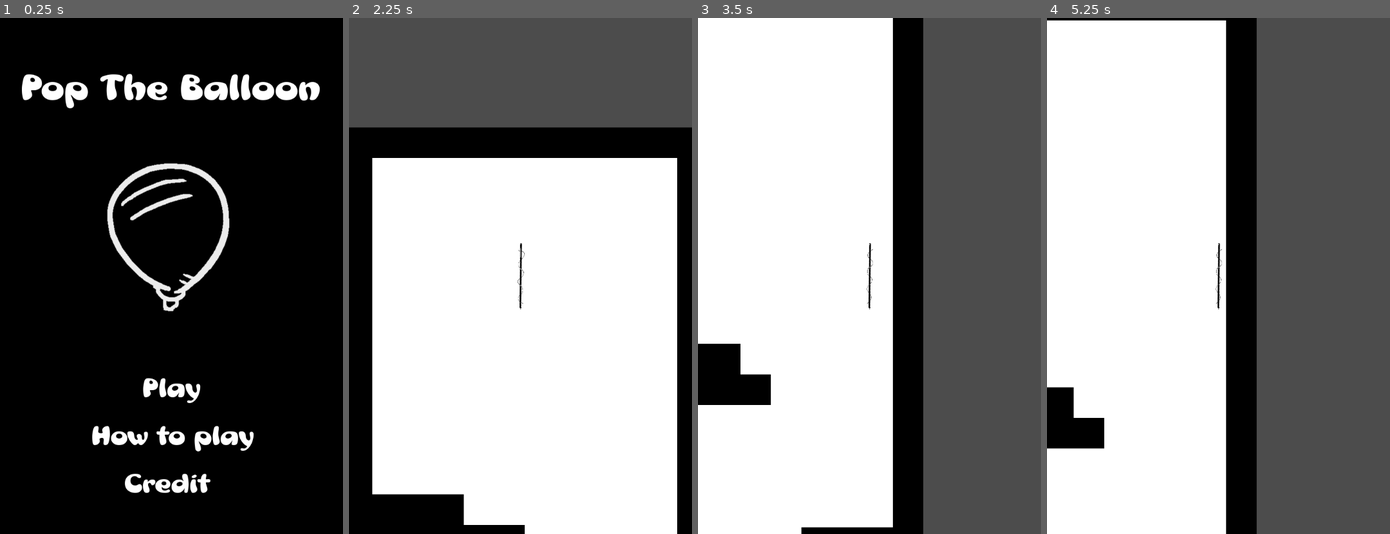
Above: before the commit, frames 1-4 (left to right).
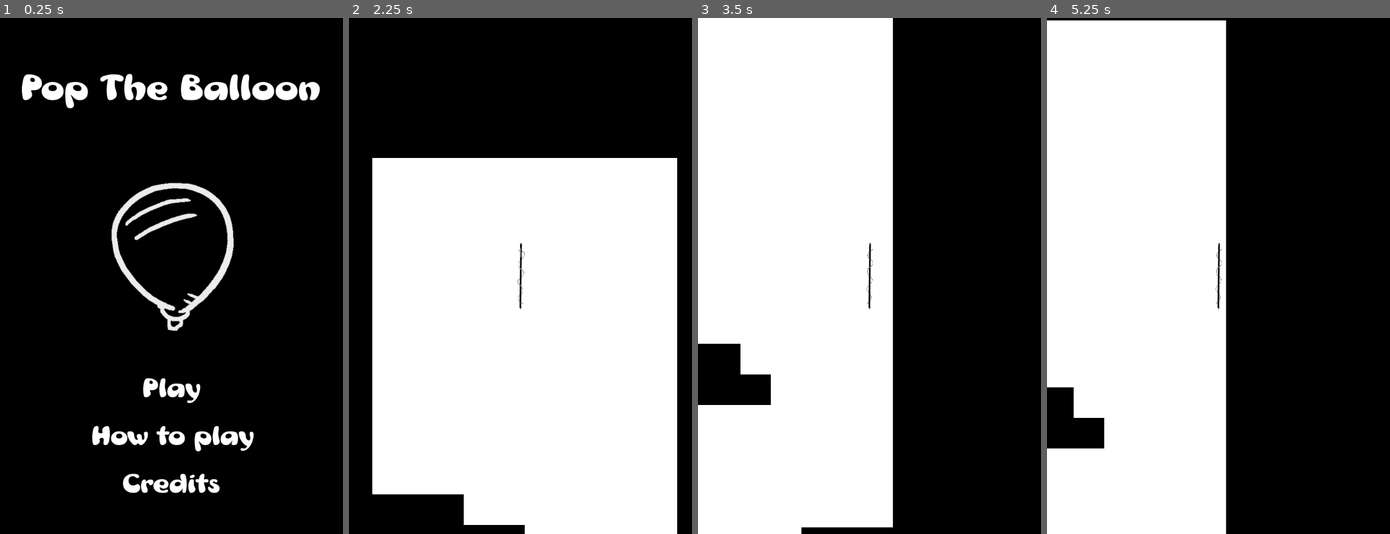
Above: after the commit, the same moments.

Repository: jhaydari72/DroptheBall1
Game: Godot game, scene res://Menu Screen/Menu Set Up .tscn
Same seed, same stepped clock (60 frames per second), same inputs: the game is played once before the commit and once after it.
Inputs:
- Up to frame 1 (0.25 s): no input
- Up to frame 2 (2.25 s): click "Credit" (after the commit: "Credits") at 0.5 s; click "Back" at 1.25 s; click "Play" at 2 s
- Up to frame 3 (3.5 s): hold Right (ui_right) from 2.78 s (still down)
- Up to frame 4 (5.25 s): release Right (ui_right) at 3.53 s; hold Left (ui_left) 3.53-4.28 s; hold Right (ui_right) from 4.28 s (still down)

The runs differ from the first frame. In frame 1, 3.8% of the frame differs, in the area x 31-69%, y 28-93%; in frame 2, 21%; in frame 3, 34%; in frame 4, 39%, in the area x 61-100%, y 0-100%.

Commit message:
Pause Button Added

Diff:
--- a/DroptheBall/Credit Screen/Credit Screen.tscn
+++ b/DroptheBall/Credit Screen/Credit Screen.tscn
@@ -63,11 +63,12 @@
 }
 
 [node name="Label" type="Label" parent="."]
+margin_left = 1.0
 margin_top = 100.0
-margin_right = 720.0
+margin_right = 721.0
 margin_bottom = 172.0
-custom_fonts/font = SubResource( 1 )
-text = "Credit"
+custom_fonts/font = SubResource( 2 )
+text = "Credits"
 align = 1
 valign = 1
 __meta__ = {
@@ -75,7 +76,7 @@
 }
 
 [node name="Justin" type="Label" parent="."]
-margin_left = 5.0
+margin_left = 100.0
 margin_top = 300.0
 margin_right = 533.0
 margin_bottom = 329.0
@@ -88,7 +89,7 @@
 }
 
 [node name="Alix" type="Label" parent="."]
-margin_left = 5.0
+margin_left = 100.0
 margin_top = 400.0
 margin_right = 412.0
 margin_bottom = 429.0
@@ -98,7 +99,7 @@
 valign = 1
 
 [node name="Geo" type="Label" parent="."]
-margin_left = 5.0
+margin_left = 100.0
 margin_top = 500.0
 margin_right = 502.0
 margin_bottom = 529.0
@@ -109,7 +110,7 @@
 }
 
 [node name="Josh" type="Label" parent="."]
-margin_left = 5.0
+margin_left = 100.0
 margin_top = 600.0
 margin_right = 480.0
 margin_bottom = 629.0
@@ -120,12 +121,12 @@
 }
 
 [node name="Jose" type="Label" parent="."]
-margin_left = 5.0
+margin_left = 100.0
 margin_top = 700.0
 margin_right = 769.0
 margin_bottom = 729.0
 custom_fonts/font = SubResource( 7 )
-text = "Jose Santa Maria - Scripter/Artist/Level Designer"
+text = "Jose Santa Maria - Scripter/Artist"
 __meta__ = {
 "_edit_use_anchors_": false
 }
--- a/DroptheBall/Levels/Level1.tscn
+++ b/DroptheBall/Levels/Level1.tscn
@@ -1,10 +1,12 @@
-[gd_scene load_steps=10 format=2]
+[gd_scene load_steps=15 format=2]
 
 [ext_resource path="res://Background and Walls/White Background.png" type="Texture" id=1]
+[ext_resource path="res://Levels/Pause.gd" type="Script" id=2]
 [ext_resource path="res://Background and Walls/Black Box  (1).png" type="Texture" id=3]
 [ext_resource path="res://Player/Player.tscn" type="PackedScene" id=4]
 [ext_resource path="res://Balloon/Balloon Test 1.png" type="Texture" id=5]
 [ext_resource path="res://Levels/Path2D.gd" type="Script" id=6]
+[ext_resource path="res://Menu Screen/Mrs Beasley.ttf" type="DynamicFontData" id=9]
 
 [sub_resource type="ConvexPolygonShape2D" id=1]
 points = PoolVector2Array( 64, 64, 0, 64, 0, 0, 64, 0 )
@@ -54,13 +56,25 @@
 [sub_resource type="CircleShape2D" id=4]
 radius = 37.7945
 
+[sub_resource type="DynamicFont" id=5]
+size = 200
+font_data = ExtResource( 9 )
+
+[sub_resource type="DynamicFont" id=7]
+size = 100
+font_data = ExtResource( 9 )
+
+[sub_resource type="DynamicFont" id=8]
+size = 100
+font_data = ExtResource( 9 )
+
 [node name="World" type="Node2D"]
 
 [node name="ColorRect" type="ColorRect" parent="."]
-margin_left = 1649.07
-margin_top = -4977.33
-margin_right = 9835.07
-margin_bottom = 5293.67
+margin_left = -3375.64
+margin_top = -3241.98
+margin_right = 4810.36
+margin_bottom = 7029.02
 rect_pivot_offset = Vector2( 3659.05, 6769.56 )
 color = Color( 0, 0, 0, 1 )
 __meta__ = {
@@ -70,7 +84,7 @@
 [node name="TileMap" type="TileMap" parent="."]
 tile_set = SubResource( 2 )
 format = 1
-tile_data = PoolIntArray( -2621439, 1, 0, -2621438, 1, 0, -2 …(8858 unchanged characters)… 298, 0, 0, 524299, 0, 0, 524300, 1, 0, 524328, 1, 0, 589825, 1, 0, 589826, 0, 0, 589827, 0, 0, …(9755 unchanged characters)…
+tile_data = PoolIntArray( -2621439, 1, 0, -2621438, 1, 0, -2 …(8858 unchanged characters)… 298, 0, 0, 524299, 0, 0, 524300, 1, 0, 589825, 1, 0, 589826, 0, 0, 589827, 0, 0, …(9755 unchanged characters)…
 
 [node name="Player" parent="." instance=ExtResource( 4 )]
 position = Vector2( 438.817, -2300 )
@@ -94,7 +108,66 @@
 [node name="Area2D" type="Area2D" parent="Path2D/PathFollow2D"]
 
 [node name="CollisionShape2D" type="CollisionShape2D" parent="Path2D/PathFollow2D/Area2D"]
-position = Vector2( -30.521, 276.239 )
+position = Vector2( -33.926, 275.387 )
 shape = SubResource( 4 )
+
+[node name="CanvasLayer" type="CanvasLayer" parent="."]
+layer = 128
+
+[node name="Pause" type="Control" parent="CanvasLayer"]
+pause_mode = 2
+visible = false
+margin_right = 720.0
+margin_bottom = 1080.0
+script = ExtResource( 2 )
+__meta__ = {
+"_edit_use_anchors_": false
+}
+
+[node name="Background Color" type="ColorRect" parent="CanvasLayer/Pause"]
+anchor_right = 1.0
+anchor_bottom = 1.0
+color = Color( 0, 0, 0, 0.568627 )
+__meta__ = {
+"_edit_use_anchors_": false
+}
+
+[node name="pause logo" type="Label" parent="CanvasLayer/Pause"]
+margin_left = 82.9648
+margin_top = 92.4447
+margin_right = 639.965
+margin_bottom = 268.445
+custom_fonts/font = SubResource( 5 )
+text = "Pause"
+
+[node name="yes" type="Button" parent="CanvasLayer/Pause"]
+margin_left = 125.584
+margin_top = 436.43
+margin_right = 595.584
+margin_bottom = 530.43
+custom_fonts/font = SubResource( 7 )
+custom_colors/font_color = Color( 1, 1, 1, 1 )
+custom_colors/font_color_hover = Color( 0.568627, 0.568627, 0.568627, 1 )
+text = "Continue "
+flat = true
+__meta__ = {
+"_edit_use_anchors_": false
+}
+
+[node name="no" type="Button" parent="CanvasLayer/Pause"]
+margin_left = 96.1207
+margin_top = 739.414
+margin_right = 627.121
+margin_bottom = 833.414
+custom_fonts/font = SubResource( 8 )
+custom_colors/font_color = Color( 1, 1, 1, 1 )
+custom_colors/font_color_hover = Color( 0.568627, 0.568627, 0.568627, 1 )
+text = "Quit Game"
+flat = true
+__meta__ = {
+"_edit_use_anchors_": false
+}
 [connection signal="area_entered" from="Path2D/PathFollow2D/Area2D" to="Path2D" method="_on_Area2D_area_entered"]
 [connection signal="area_entered" from="Path2D/PathFollow2D/Area2D" to="Player" method="_on_Area2D_area_entered"]
+[connection signal="pressed" from="CanvasLayer/Pause/yes" to="CanvasLayer/Pause" method="_on_yes_pressed"]
+[connection signal="pressed" from="CanvasLayer/Pause/no" to="CanvasLayer/Pause" method="_on_no_pressed"]
--- /dev/null
+++ b/DroptheBall/Levels/Pause.gd
@@ -0,0 +1,23 @@
+extends Control
+
+func _ready():
+	pass
+
+func _input(event):
+	if event.is_action_pressed("pause"):
+		var new_pause_state = not get_tree().paused
+		get_tree().paused = new_pause_state
+		visible = new_pause_state
+
+
+func _on_yes_pressed():
+	var new_pause_state = not get_tree().paused
+	get_tree().paused = new_pause_state
+	visible = new_pause_state
+
+
+func _on_no_pressed():
+	var new_pause_state = not get_tree().paused
+	get_tree().paused = new_pause_state
+	visible = new_pause_state
+	get_tree().change_scene("res://Menu Screen/Menu Set Up .tscn")
--- /dev/null
+++ b/DroptheBall/Levels/no.gd
@@ -0,0 +1,11 @@
+extends Button
+
+
+
+func _ready():
+	pass
+
+
+
+func _on_no_pressed():
+	get_tree().change_scene("res://Menu Screen/Menu Set Up .tscn")
--- /dev/null
+++ b/DroptheBall/Levels/yes.gd
@@ -0,0 +1,9 @@
+extends Button
+
+func _ready():
+	pass
+
+
+
+func _on_yes_pressed():
+	get_tree().change_scene("res://Levels/Level1.tscn")
--- a/DroptheBall/Menu Screen/Menu Set Up .tscn
+++ b/DroptheBall/Menu Screen/Menu Set Up .tscn
@@ -42,7 +42,7 @@
 }
 
 [node name="Balloon Test 1" type="Sprite" parent="Background Color "]
-position = Vector2( 541.372, 715.491 )
+position = Vector2( 550.372, 756.491 )
 texture = ExtResource( 5 )
 
 [node name="Label" type="Label" parent="."]
@@ -104,7 +104,7 @@
 custom_fonts/font = SubResource( 4 )
 custom_colors/font_color = Color( 1, 1, 1, 1 )
 custom_colors/font_color_hover = Color( 0.568627, 0.568627, 0.568627, 1 )
-text = "Credit "
+text = "Credits"
 flat = true
 script = ExtResource( 3 )
 __meta__ = {
--- a/DroptheBall/project.godot
+++ b/DroptheBall/project.godot
@@ -24,6 +24,15 @@
 window/size/width=720
 window/size/height=1080
 
+[input]
+
+pause={
+"deadzone": 0.5,
+"events": [ Object(InputEventKey,"resource_local_to_scene":false,"resource_name":"","device":0,"alt":false,"shift":false,"control":false,"meta":false,"command":false,"pressed":false,"scancode":80,"unicode":0,"echo":false,"script":null)
+, Object(InputEventKey,"resource_local_to_scene":false,"resource_name":"","device":0,"alt":false,"shift":false,"control":false,"meta":false,"command":false,"pressed":false,"scancode":16777217,"unicode":0,"echo":false,"script":null)
+ ]
+}
+
 [rendering]
 
 environment/default_environment="res://default_env.tres"
Not shown: 2 places in DroptheBall/Credit Screen/Credit Screen.tscn that only renumber resources
